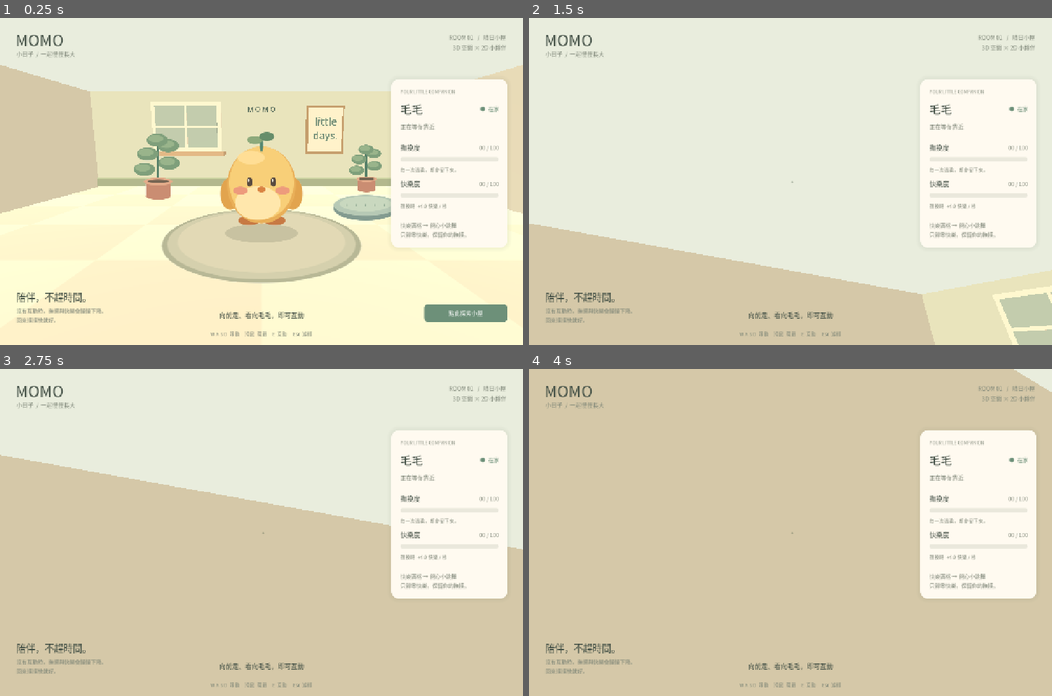
Above: before the commit, frames 1-4 (two rows, left to right).
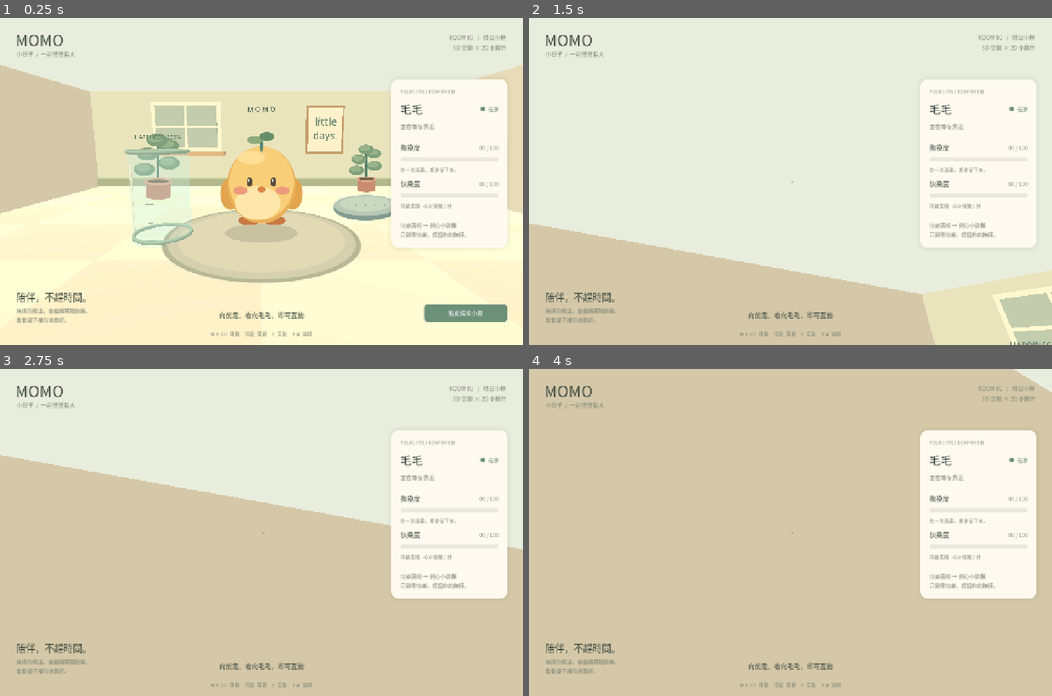
Above: after the commit, the same moments.

Repository: jell0213/Codex_Godot_TamagotchiGame
Game: Godot game, scene res://scenes/main.tscn
The game is run twice, just before and just after one commit, with the same random seed, the same clock (stepped at 60 frames per second) and the same inputs.
Inputs (mouse positions are in pixels of both pictures, inside the frame that each line leads up to):
- Up to frame 1 (0.25 s): no input
- Up to frame 2 (1.5 s): click "點此探索小屋" at 0.5 s; tap Enter at 1.25 s; move the mouse to (816, 181) at 1.27 s; hold W (move_forward) from 1.28 s (still down); tap E at 1.35 s; click (816, 181) at 1.42 s
- Up to frame 3 (2.75 s): keep holding W (move_forward); tap Space at 1.52, 2.27 s; move the mouse to (235, 532) at 2.02 s; tap E at 2.1 s; click (235, 532) at 2.17 s
- Up to frame 4 (4 s): keep holding W (move_forward); move the mouse to (800, 525) at 2.77 s; tap E at 2.85, 3.6 s; click (800, 525) at 2.92 s; move the mouse to (785, 539) at 3.52 s; click (785, 539) at 3.67 s; tap Space at 3.77 s

The runs differ from the first frame. In frame 1, 1.8% of the frame differs, in the area x 3-87%, y 35-94%; in frame 2, 0.2%; in frame 3, 0.2%; in frame 4, 0.2%.

Commit message:
Keep interaction movement and add a happiness liquid jar

Diff:
--- /dev/null
+++ b/scripts/happiness_jar.gd
@@ -0,0 +1,108 @@
+class_name HappinessJar
+extends Node3D
+## A real 3D glass vessel. Liquid volume is linear in happiness (0–100).
+const INNER_RADIUS := 0.405
+const FLOOR_Y := 0.12
+const FILL_HEIGHT := 1.12
+const GLASS_HEIGHT := 1.4
+var liquid: MeshInstance3D
+var surface: MeshInstance3D
+var value_label: Label3D
+var fill_ratio := 0.0
+
+func _ready() -> void:
+    var glass := StandardMaterial3D.new()
+    glass.transparency = BaseMaterial3D.TRANSPARENCY_ALPHA
+    glass.albedo_color = Color(0.77, 0.94, 0.91, 0.17)
+    glass.cull_mode = BaseMaterial3D.CULL_DISABLED
+    glass.roughness = 0.15
+    glass.shading_mode = BaseMaterial3D.SHADING_MODE_UNSHADED
+    var wall := CylinderMesh.new()
+    wall.top_radius = 0.46
+    wall.bottom_radius = 0.46
+    wall.height = GLASS_HEIGHT
+    wall.radial_segments = 64
+    wall.cap_top = false
+    wall.cap_bottom = false
+    _mesh("GlassWall", wall, glass, Vector3(0, GLASS_HEIGHT * 0.5 + 0.04, 0))
+    var rim_material := _material(Color("9bbdb2"))
+    for y in [0.08, GLASS_HEIGHT + 0.04]:
+        var rim := TorusMesh.new()
+        rim.inner_radius = 0.425
+        rim.outer_radius = 0.485
+        rim.rings = 48
+        rim.ring_segments = 12
+        _mesh("GlassRim", rim, rim_material, Vector3(0, y, 0))
+    var base := CylinderMesh.new()
+    base.top_radius = 0.455
+    base.bottom_radius = 0.455
+    base.height = 0.06
+    base.radial_segments = 64
+    _mesh("GlassBase", base, glass, Vector3(0, 0.03, 0))
+    var fluid_mesh := CylinderMesh.new()
+    fluid_mesh.top_radius = INNER_RADIUS
+    fluid_mesh.bottom_radius = INNER_RADIUS
+    fluid_mesh.height = 1.0
+    fluid_mesh.radial_segments = 64
+    liquid = _mesh("HappinessLiquid", fluid_mesh, _material(Color("df9a54")), Vector3.ZERO)
+    var top_mesh := CylinderMesh.new()
+    top_mesh.top_radius = INNER_RADIUS
+    top_mesh.bottom_radius = INNER_RADIUS
+    top_mesh.height = 0.008
+    top_mesh.radial_segments = 64
+    surface = _mesh("LiquidSurface", top_mesh, _material(Color("ffce81")), Vector3.ZERO)
+    # Fine graduation marks on the front of the vessel.
+    for i in range(5):
+        var tick := BoxMesh.new()
+        tick.size = Vector3(0.12 if i % 2 == 0 else 0.07, 0.014, 0.012)
+        _mesh("Graduation", tick, rim_material, Vector3(0.0, FLOOR_Y + FILL_HEIGHT * i / 4.0, 0.463))
+    # A narrow side highlight gives the glass a readable outline when empty.
+    var highlight := BoxMesh.new()
+    highlight.size = Vector3(0.018, 1.05, 0.012)
+    _mesh("GlassHighlight", highlight, _material(Color("e5eee0")), Vector3(-0.30, 0.74, 0.35))
+    value_label = Label3D.new()
+    value_label.position.y = 1.67
+    value_label.font_size = 32
+    value_label.pixel_size = 0.0027
+    value_label.billboard = BaseMaterial3D.BILLBOARD_ENABLED
+    value_label.modulate = Color("647f6b")
+    value_label.outline_size = 0
+    add_child(value_label)
+    var body := StaticBody3D.new()
+    var collision := CollisionShape3D.new()
+    var shape := CylinderShape3D.new()
+    shape.radius = 0.485
+    shape.height = GLASS_HEIGHT + 0.06
+    collision.shape = shape
+    collision.position.y = shape.height * 0.5
+    body.add_child(collision)
+    add_child(body)
+    set_happiness(fill_ratio * 100.0)
+
+func set_happiness(value: float) -> void:
+    fill_ratio = clampf(value / 100.0, 0.0, 1.0)
+    if not is_instance_valid(liquid):
+        return
+    var height := FILL_HEIGHT * fill_ratio
+    liquid.visible = fill_ratio > 0.0
+    surface.visible = liquid.visible
+    # Keep the bottom fixed to the base, rather than scaling around the center.
+    liquid.scale.y = maxf(height, 0.0001)
+    liquid.position.y = FLOOR_Y + height * 0.5
+    surface.position.y = FLOOR_Y + height
+    value_label.text = "HAPPINESS  %03d%%" % roundi(fill_ratio * 100.0)
+
+func _material(color: Color) -> StandardMaterial3D:
+    var material := StandardMaterial3D.new()
+    material.albedo_color = color
+    material.roughness = 0.4
+    return material
+
+func _mesh(node_name: String, mesh: Mesh, material: Material, at: Vector3) -> MeshInstance3D:
+    var instance := MeshInstance3D.new()
+    instance.name = node_name
+    instance.mesh = mesh
+    instance.material_override = material
+    instance.position = at
+    add_child(instance)
+    return instance
--- a/scripts/hud.gd
+++ b/scripts/hud.gd
@@ -112,7 +112,7 @@
     var happiness_row := _meter(column, "快樂度", ORANGE)
     happiness_bar = happiness_row[0]
     happiness_value = happiness_row[1]
-    rate_label = _label("撫摸時  +4.0 快樂 / 秒", 12, MUTED)
+    rate_label = _label("持續累積  +0.0 快樂 / 秒", 12, MUTED)
     column.add_child(rate_label)
     column.add_child(HSeparator.new())
     column.add_child(_label("快樂滿格 → 開心小跳舞\n只歸零快樂，保留你的撫摸。", 13, MUTED))
@@ -125,7 +125,7 @@
     interaction_panel.custom_minimum_size = Vector2(530, 0)
     var column := _column(interaction_panel, 20)
     column.add_child(_label("陪毛毛一下", 20, INK))
-    column.add_child(_label("按住「撫摸」或空白鍵，放開就停止。", 14, MUTED))
+    column.add_child(_label("按住撫摸／空白鍵；WASD 可移動。", 14, MUTED))
     var row := HBoxContainer.new()
     row.add_theme_constant_override("separation", 10)
     column.add_child(row)
@@ -147,7 +147,7 @@
     root.add_child(note)
     note.set_anchors_and_offsets_preset(Control.PRESET_BOTTOM_LEFT)
     _offset(note, Vector2(40, -135))
-    var detail := _label("沒有互動時，撫摸與快樂會慢慢下降。\n回來摸摸牠就好。", 13, MUTED)
+    var detail := _label("撫摸的餘溫，會繼續累積快樂。\n看看罐子裡的液面吧。", 13, MUTED)
     root.add_child(detail)
     detail.set_anchors_and_offsets_preset(Control.PRESET_BOTTOM_LEFT)
     _offset(detail, Vector2(40, -94))
@@ -182,7 +182,7 @@
     happiness_bar.value = state.happiness
     affection_value.text = "%02d / 100" % roundi(state.affection)
     happiness_value.text = "%02d / 100" % roundi(state.happiness)
-    rate_label.text = "撫摸時  +%.1f 快樂 / 秒" % state.happiness_rate()
+    rate_label.text = "持續累積  +%.1f 快樂 / 秒" % state.happiness_rate()
     celebration_banner.visible = state.celebrating
     interaction_panel.visible = menu_open
     crosshair.visible = captured and not menu_open
--- a/scripts/main.gd
+++ b/scripts/main.gd
@@ -5,6 +5,7 @@
 const INTERACTION_DISTANCE := 2.8
 var player: FirstPersonPlayer
 var pet: PetActor
+var happiness_jar: HappinessJar
 var hud: PetHUD
 var menu_open := false
 var pointer_stroking := false
@@ -19,6 +20,12 @@
     pet.name = "Momo"
     pet.position = Vector3(0.0, 0.9, 0.0)
     add_child(pet)
+    happiness_jar = HappinessJar.new()
+    happiness_jar.name = "HappinessJar"
+    happiness_jar.position = Vector3(-1.65, -0.02, 0.15)
+    add_child(happiness_jar)
+    pet.state.changed.connect(_update_jar)
+    _update_jar()
     player = FirstPersonPlayer.new()
     player.name = "Player"
     player.position = Vector3(0.0, 0.02, 4.3)
@@ -97,6 +104,7 @@
         if is_instance_valid(player):
             player.focused = false
             player.controls_enabled = true
+            player.interaction_active = false
     elif what == NOTIFICATION_APPLICATION_FOCUS_IN:
         focused = true
         if is_instance_valid(player):
@@ -111,14 +119,17 @@
         return
     menu_open = true
     pointer_stroking = false
-    player.controls_enabled = false
+    player.interaction_active = true
     Input.mouse_mode = Input.MOUSE_MODE_VISIBLE
 
 func _close_interaction(capture: bool = true) -> void:
     menu_open = false
     pointer_stroking = false
-    player.controls_enabled = true
+    player.interaction_active = false
     Input.mouse_mode = Input.MOUSE_MODE_CAPTURED if capture else Input.MOUSE_MODE_VISIBLE
+
+func _update_jar() -> void:
+    happiness_jar.set_happiness(pet.state.happiness)
 
 func _greet() -> void:
     if menu_open and can_interact() and greeting_cooldown <= 0.0 and not pet.state.celebrating:
--- a/scripts/pet_state.gd
+++ b/scripts/pet_state.gd
@@ -20,6 +20,8 @@
 var celebration_seconds := 0.0
 
 func happiness_rate() -> float:
+    if affection <= 0.0:
+        return 0.0
     return 4.0 + 32.0 * pow(affection / MAX_VALUE, 1.6)
 
 func advance(delta: float, stroking: bool) -> void:
@@ -42,7 +44,8 @@
         idle_seconds += delta
         var decay_time := maxf(0.0, idle_seconds - IDLE_GRACE) - maxf(0.0, previous_idle - IDLE_GRACE)
         affection = maxf(0.0, affection - AFFECTION_DECAY * decay_time)
-        happiness = maxf(0.0, happiness - HAPPINESS_DECAY * decay_time)
+        if affection <= 0.0:
+            happiness = maxf(0.0, happiness - HAPPINESS_DECAY * decay_time)
 
     if celebrating:
         celebration_seconds += delta
@@ -53,7 +56,7 @@
             celebration_finished.emit()
         return
 
-    if stroking:
+    if affection > 0.0:
         happiness = minf(MAX_VALUE, happiness + happiness_rate() * delta)
         if happiness >= MAX_VALUE:
             celebrating = true
--- a/scripts/player.gd
+++ b/scripts/player.gd
@@ -5,6 +5,7 @@
 const MOUSE_SENSITIVITY := 0.0023
 var camera: Camera3D
 var controls_enabled := true
+var interaction_active := false
 var focused := true
 var pitch := -0.15
 
@@ -31,14 +32,14 @@
     add_child(camera)
 
 func _unhandled_input(event: InputEvent) -> void:
-    if event is InputEventMouseMotion and controls_enabled and focused and Input.mouse_mode == Input.MOUSE_MODE_CAPTURED:
+    if event is InputEventMouseMotion and controls_enabled and focused and not interaction_active and Input.mouse_mode == Input.MOUSE_MODE_CAPTURED:
         rotate_y(-event.relative.x * MOUSE_SENSITIVITY)
         pitch = clampf(pitch - event.relative.y * MOUSE_SENSITIVITY, -1.12, 1.12)
         camera.rotation.x = pitch
 
 func _physics_process(delta: float) -> void:
     var movement := Vector2.ZERO
-    if controls_enabled and focused and Input.mouse_mode == Input.MOUSE_MODE_CAPTURED:
+    if controls_enabled and focused and (interaction_active or Input.mouse_mode == Input.MOUSE_MODE_CAPTURED):
         movement = Input.get_vector("move_left", "move_right", "move_forward", "move_back")
     var direction := transform.basis * Vector3(movement.x, 0.0, movement.y)
     velocity.x = direction.x * SPEED
--- a/tests/run_tests.gd
+++ b/tests/run_tests.gd
@@ -31,10 +31,22 @@
     var before_happiness := state.happiness
     state.advance(1.0, false)
     check(is_equal_approx(state.affection, before_affection), "idle grace retains affection")
-    check(is_equal_approx(state.happiness, before_happiness), "idle grace retains happiness")
+    check(state.happiness > before_happiness, "happiness continues growing after releasing strokes")
+    before_happiness = state.happiness
     state.advance(1.4, false)
     check(is_equal_approx(state.affection, before_affection - 3.5), "idle affection decays after grace")
-    check(is_equal_approx(state.happiness, before_happiness - 5.0), "idle happiness decays after grace")
+    check(state.happiness > before_happiness, "happiness still grows while affection decays")
+    var empty_affection := PetState.new()
+    empty_affection.happiness = 30.0
+    empty_affection.advance(2.4, false)
+    check(is_equal_approx(empty_affection.happiness, 25.0), "happiness decays after grace when no affection remains")
+    empty_affection.advance(20.0, false)
+    check(empty_affection.happiness == 0.0 and empty_affection.happiness_rate() == 0.0, "empty affection produces no happiness")
+    var lingering := PetState.new()
+    lingering.affection = 80.0
+    lingering.happiness = 99.99
+    lingering.advance(0.01, false)
+    check(lingering.celebrating, "residual affection can trigger celebration without petting")
     state.advance(100.0, false)
     check(state.affection == 0.0 and state.happiness == 0.0, "decay clamps at zero")
     state.advance(-1.0, true)
@@ -52,7 +64,8 @@
     var preserved_affection := joyful.affection
     joyful.advance(2.1, false)
     check(joyful.celebrating and joyful.happiness == 100.0, "full happiness held during animation")
-    joyful.advance(0.11, false)
+    while joyful.celebrating:
+        joyful.advance(1.0 / 60.0, false)
     check(not joyful.celebrating and joyful.happiness == 0.0, "animation finishes and happiness clears")
     check(is_equal_approx(joyful.affection, preserved_affection), "celebration preserves affection")
     check(events[1] == 1, "celebration finishes exactly once")
@@ -86,14 +99,31 @@
     room.player.position = Vector3(0, 0.02, 2.2)
     await physics_frame
     check(room.can_interact(), "close player facing pet can interact")
+    var orientation: Vector3 = room.player.camera.global_rotation
     room.hud.interaction_requested.emit()
-    check(room.menu_open and not room.player.controls_enabled, "interaction signal opens menu and stops movement")
+    check(room.menu_open and room.player.controls_enabled and room.player.interaction_active, "interaction menu keeps movement enabled")
+    var menu_motion := InputEventMouseMotion.new()
+    menu_motion.relative = Vector2(250, 170)
+    room.player._unhandled_input(menu_motion)
+    check(room.player.camera.global_rotation.is_equal_approx(orientation), "opening menu and moving cursor preserves camera orientation")
+    room.player.set_physics_process(true)
+    Input.action_press("move_left")
+    for i in range(8):
+        await physics_frame
+    Input.action_release("move_left")
+    room.player.set_physics_process(false)
+    check(room.player.position.x < -0.15, "WASD moves during interaction with visible cursor")
+    check(room.player.camera.global_rotation.is_equal_approx(orientation), "moving during interaction does not rotate view")
+    room.player.position = Vector3(0, 0.02, 2.2)
     room.hud.stroke_pressed.emit()
     room._process(0.1)
     check(room.pet.state.affection > 0.0 and room.pet.is_stroking, "holding interaction button pets animal")
     room.hud.stroke_released.emit()
     room._process(0.1)
     check(not room.pet.is_stroking, "releasing button stops petting")
+    var residual_happiness: float = room.pet.state.happiness
+    room._process(0.1)
+    check(room.pet.state.happiness > residual_happiness, "scene keeps generating happiness after button release")
     var affection: float = room.pet.state.affection
     room.hud.greeting_requested.emit()
     check(room.pet.presentation.greeting_remaining > 0.0, "greeting reaches presenter")
@@ -102,15 +132,21 @@
     room.hud.stroke_pressed.emit()
     room._process(0.1)
     check(room.pet.presentation.joyful, "full happiness starts native happy animation")
+    check(is_equal_approx(room.happiness_jar.fill_ratio, 1.0), "jar fills when happiness reaches maximum")
+    var reset_event := [false]
+    room.pet.state.celebration_finished.connect(func(): reset_event[0] = room.pet.state.happiness == 0.0)
     room.hud.stroke_released.emit()
     for i in range(24):
         room._process(0.1)
     check(not room.pet.presentation.joyful, "happy animation finishes")
-    check(room.pet.state.happiness == 0.0 and room.pet.state.affection > 0.0, "scene clears only happiness after celebration")
+    check(reset_event[0] and room.pet.state.affection > 0.0, "scene resets happiness at celebration end and retains affection")
+    check(room.pet.state.happiness > 0.0 and room.pet.state.happiness < 5.0, "happiness resumes growing after celebration")
+    check(is_equal_approx(room.happiness_jar.fill_ratio, room.pet.state.happiness / 100.0) and room.happiness_jar.fill_ratio < 0.05, "jar resets and tracks post-celebration happiness")
+    _test_jar(room.happiness_jar)
     room.player.rotation.y = PI
     check(not room.can_interact(), "looking away disables interaction")
     room._process(0.1)
-    check(not room.menu_open and not room.pointer_stroking, "invalid interaction closes menu and releases stroke")
+    check(not room.menu_open and not room.pointer_stroking and not room.player.interaction_active, "invalid interaction closes menu and releases stroke")
     room.player.rotation.y = 0.0
     var obstacle := StaticBody3D.new()
     var collision := CollisionShape3D.new()
@@ -164,3 +200,21 @@
     room.queue_free()
     await process_frame
     Input.mouse_mode = Input.MOUSE_MODE_VISIBLE
+
+func _test_jar(jar: HappinessJar) -> void:
+    jar.set_happiness(0.0)
+    check(not jar.liquid.visible and not jar.surface.visible, "zero happiness hides all liquid")
+    jar.set_happiness(50.0)
+    check(jar.liquid.visible and is_equal_approx(jar.liquid.scale.y, HappinessJar.FILL_HEIGHT * 0.5), "half happiness fills half the jar")
+    check(is_equal_approx(jar.liquid.position.y - jar.liquid.scale.y * 0.5, HappinessJar.FLOOR_Y), "liquid bottom stays on jar base")
+    check(is_equal_approx(jar.surface.position.y, HappinessJar.FLOOR_Y + HappinessJar.FILL_HEIGHT * 0.5), "surface stays on top of liquid")
+    jar.set_happiness(100.0)
+    check(is_equal_approx(jar.liquid.scale.y, HappinessJar.FILL_HEIGHT), "full happiness fills to maximum height")
+    jar.set_happiness(25.0)
+    check(is_equal_approx(jar.liquid.scale.y, HappinessJar.FILL_HEIGHT * 0.25), "falling happiness lowers liquid volume")
+    jar.set_happiness(-5.0)
+    check(jar.fill_ratio == 0.0 and not jar.liquid.visible, "negative jar values clamp to empty")
+    jar.set_happiness(130.0)
+    check(jar.fill_ratio == 1.0, "jar values clamp to full")
+    check(jar.get_node("GlassWall").mesh is CylinderMesh, "jar is real cylindrical geometry")
+    check(jar.get_node("GlassWall").material_override.transparency == BaseMaterial3D.TRANSPARENCY_ALPHA, "glass material is transparent")
Not shown, added: scripts/happiness_jar.gd.uid
Not shown, added: tests/run_tests.gd.uid
Not shown, changed: README.md
